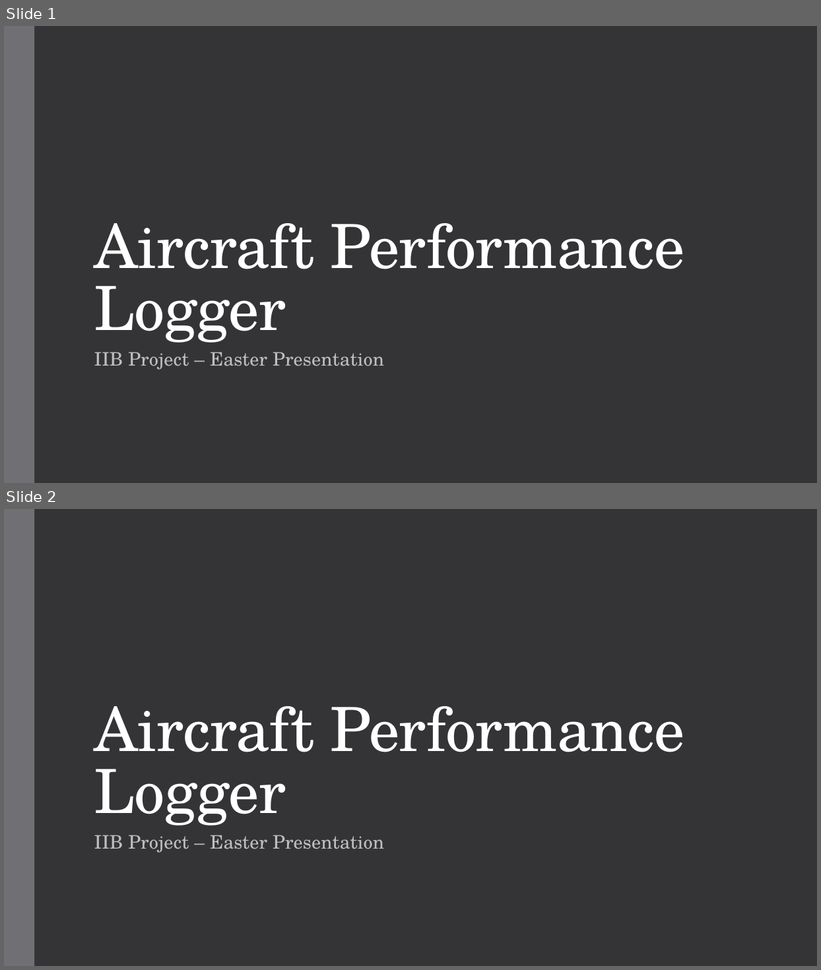
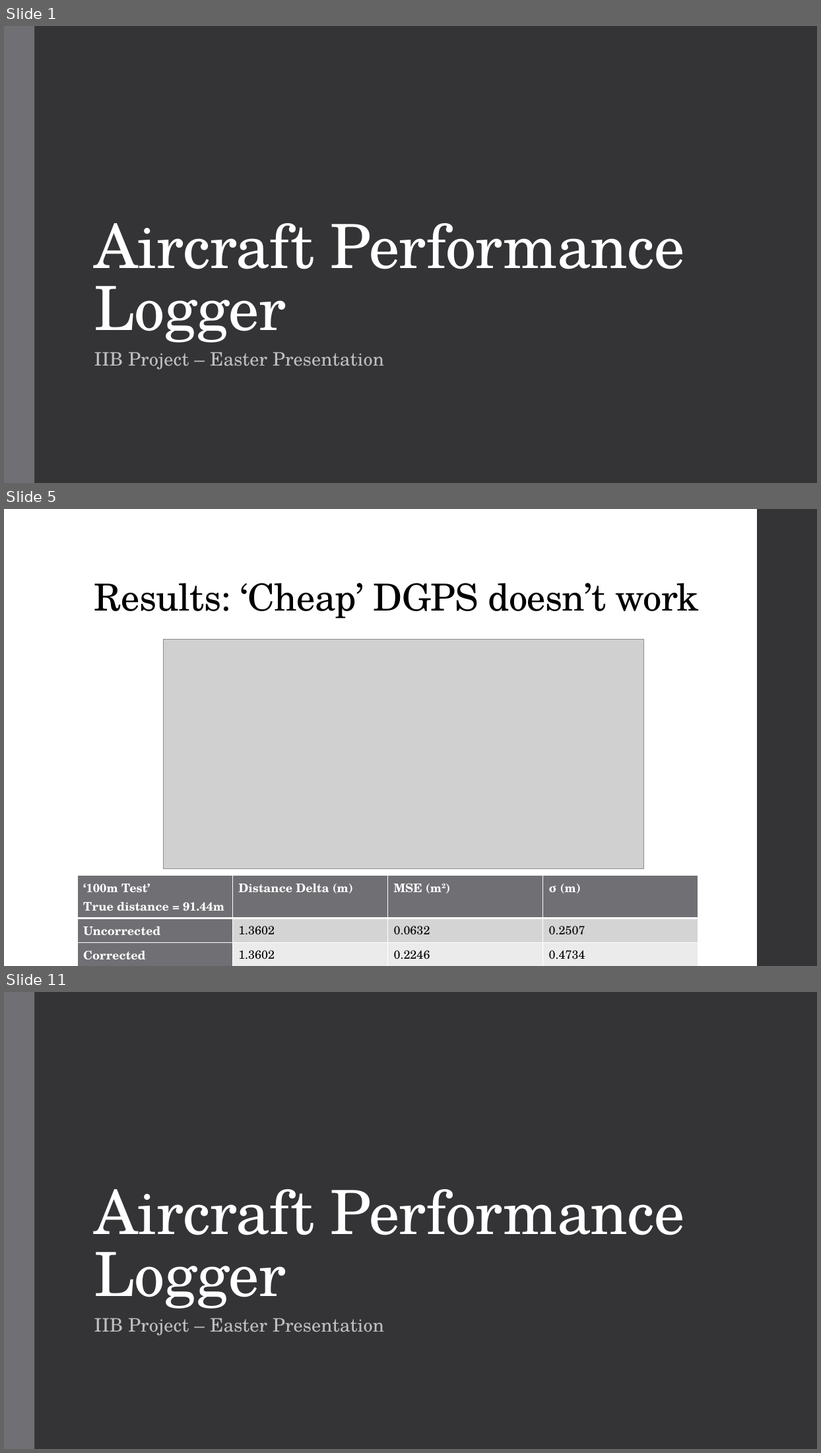
Before and after one commit to BaileyBrookes/Part_IIB_Project, a slide deck: Easter Pressentation/bdb31_easter_presentation.pptx. Shown one above the other, each under a label of ours: slides 1 and 2 before the commit, slides 1, 5 and 11 after it; the slides between them are not shown. The pictures are 821x970 and 821x1453 pixels, drawn with LibreOffice and Linux fonts; fonts in the diff are those of the drawing; grey boxes stand for pictures. Boxes give left, top, right and bottom in pixels: in the first picture for what was removed or moved away, otherwise in the second. Text is boxed around its words. In the diff, an @@ line names an element or a change of style, - is before the commit and + after.

```diff
--- a/Easter Pressentation/bdb31_easter_presentation.pptx
+++ b/Easter Pressentation/bdb31_easter_presentation.pptx
@@ slide 5 added at (4,509,817,966), background #FFFFFF @@
@@ rectangle added at (757,509,817,966), fill #353537 @@
@@ title added at (94,583,699,619), 44 pt, text #000000 @@
+Results: ‘Cheap’ DGPS doesn’t work
@@ picture added at (163,640,644,869) @@
@@ table added at (77,875,697,962), 3 rows, 4 columns @@
+‘100m Test’ / True distance = 91.44m | Distance Delta (m) | MSE (m2) | σ (m)
+Uncorrected | 1.3602 | 0.0632 | 0.2507
+Corrected | 1.3602 | 0.2246 | 0.4734
@@ what was slide 2 is now slide 11 @@
```
Also in this commit, not shown: 8 other slides added, 8 other files.
